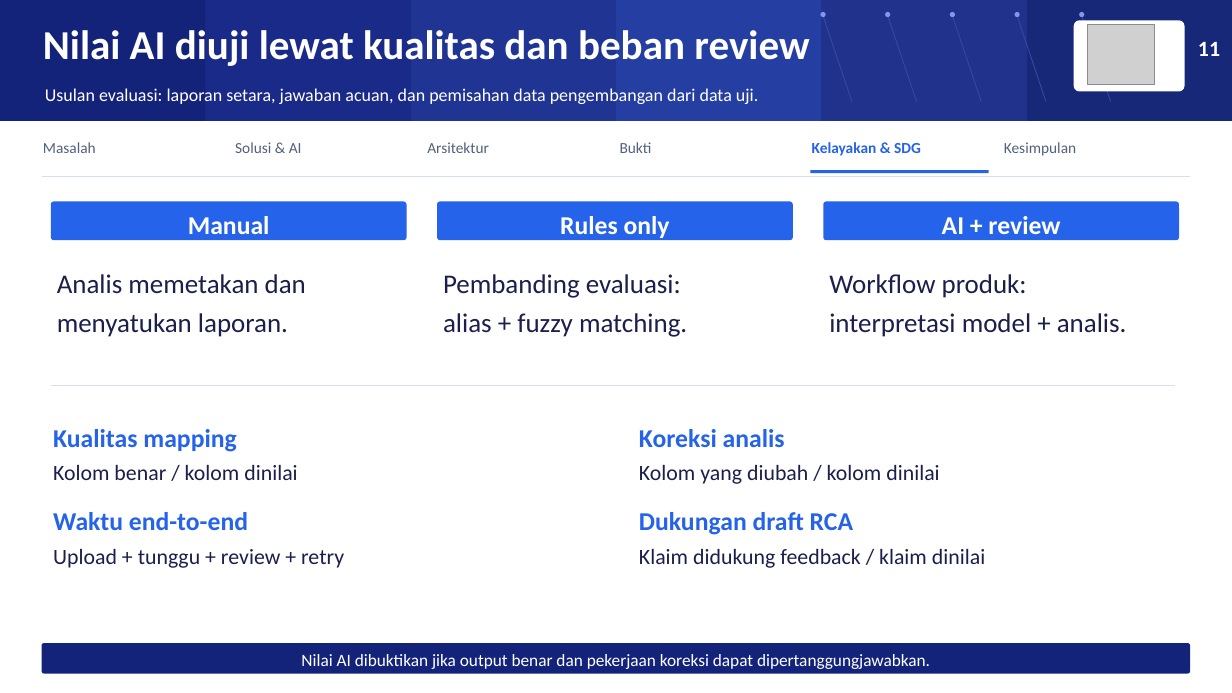
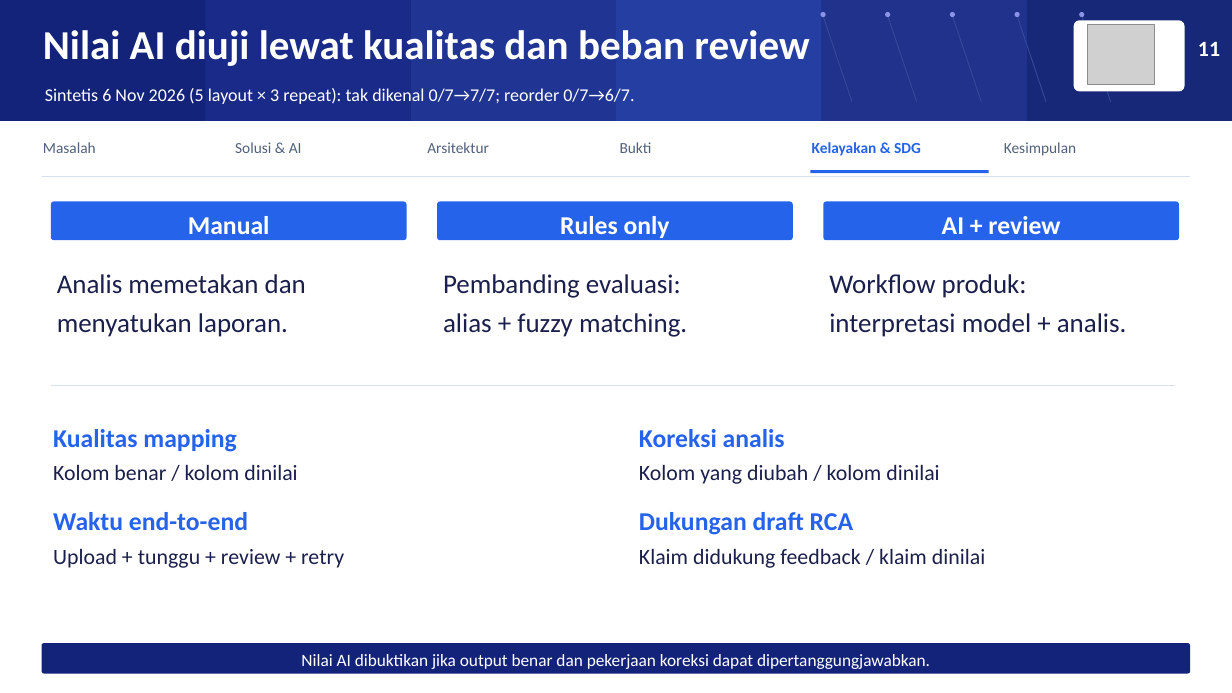
Before and after one commit to Llovind/OmniKP, a slide deck: slide 11 of output/deck/itase-evidence/omniKPI_ITASE_Evidence_Story.pptx. Drawn at 1232x693 pixels with LibreOffice and Linux fonts; fonts in the diff are those of the drawing; grey boxes stand for pictures. Boxes give left, top, right and bottom in pixels: in the first picture for what was removed or moved away, otherwise in the second. Text is boxed around its words. In the diff, an @@ line names an element or a change of style, - is before the commit and + after.

```diff
--- a/output/deck/itase-evidence/omniKPI_ITASE_Evidence_Story.pptx
+++ b/output/deck/itase-evidence/omniKPI_ITASE_Evidence_Story.pptx
@@ text at [45, 88, 634, 104]: text changed @@
-Usulan evaluasi: laporan setara, jawaban acuan, dan pemisahan data pengembangan dari data uji.
+Sintetis 6 Nov 2026 (5 layout × 3 repeat): tak dikenal 0/7→7/7; reorder 0/7→6/7.
```
Also in this commit, not shown: 5 other slides changed, 41 other files.
